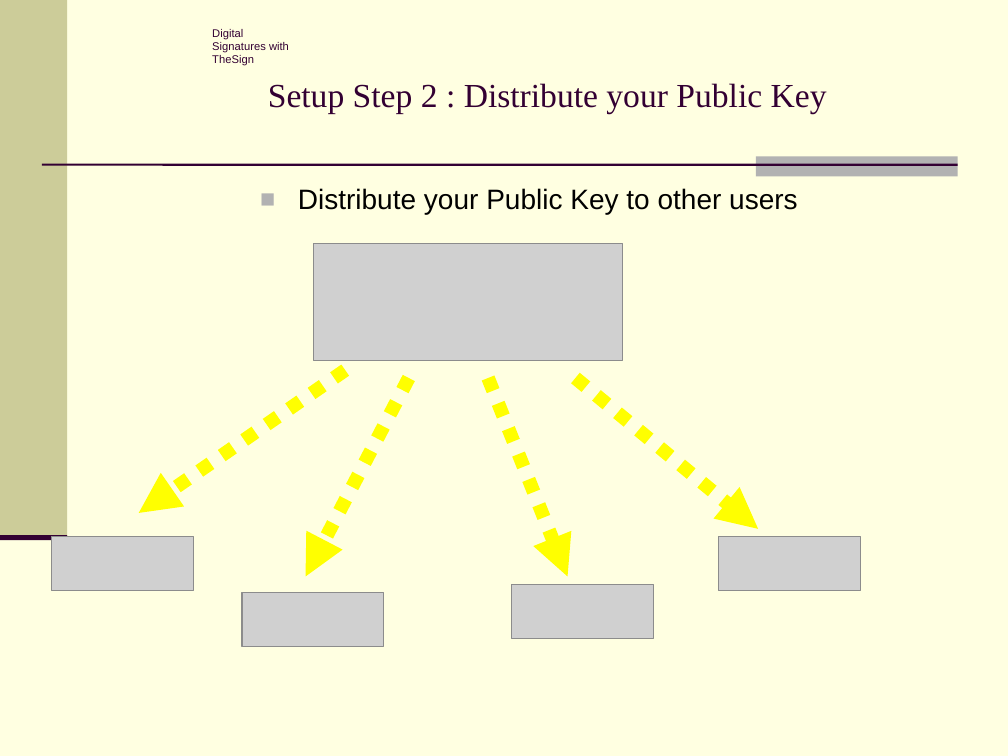
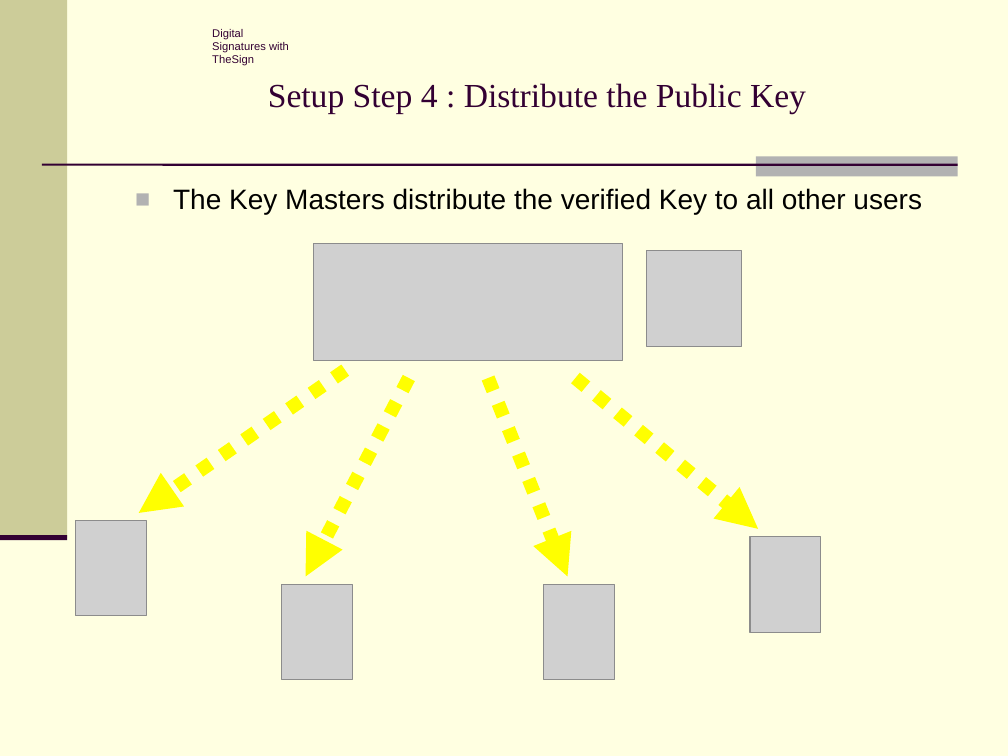
Before and after one commit to stko/thesign, a slide deck: slide 5 of TheSign_Intro.ppt (slide 3 before the commit). Drawn at 1008x756 pixels with LibreOffice and Linux fonts; fonts in the diff are those of the drawing; grey boxes stand for pictures; background and template pictures are left out. Boxes give left, top, right and bottom in pixels: in the first picture for what was removed or moved away, otherwise in the second. Text is boxed around its words. In the diff, an @@ line names an element or a change of style, - is before the commit and + after.

```diff
--- a/TheSign_Intro.ppt
+++ b/TheSign_Intro.ppt
@@ title at box(268, 83, 806, 113): text changed @@
-Setup Step 2 : Distribute your Public Key
+Setup Step 4 : Distribute the Public Key
@@ text at box(173, 188, 922, 214): text changed @@
-■ Distribute your Public Key to other users
+■ The Key Masters distribute the verified Key to all other users
@@ picture added at box(647, 251, 742, 346) @@
@@ picture: place and size @@
-picture at box(51, 536, 194, 590)
+picture at box(76, 521, 146, 616)
@@ picture: place and size @@
-picture at box(719, 536, 861, 590)
+picture at box(750, 537, 821, 632)
@@ picture: place and size @@
-picture at box(242, 593, 384, 646)
+picture at box(282, 585, 353, 679)
@@ picture: place and size @@
-picture at box(512, 585, 654, 638)
+picture at box(543, 585, 614, 679)
```
Also in this commit, not shown: 3 other slides changed, 2 slides added, 5 other files.
